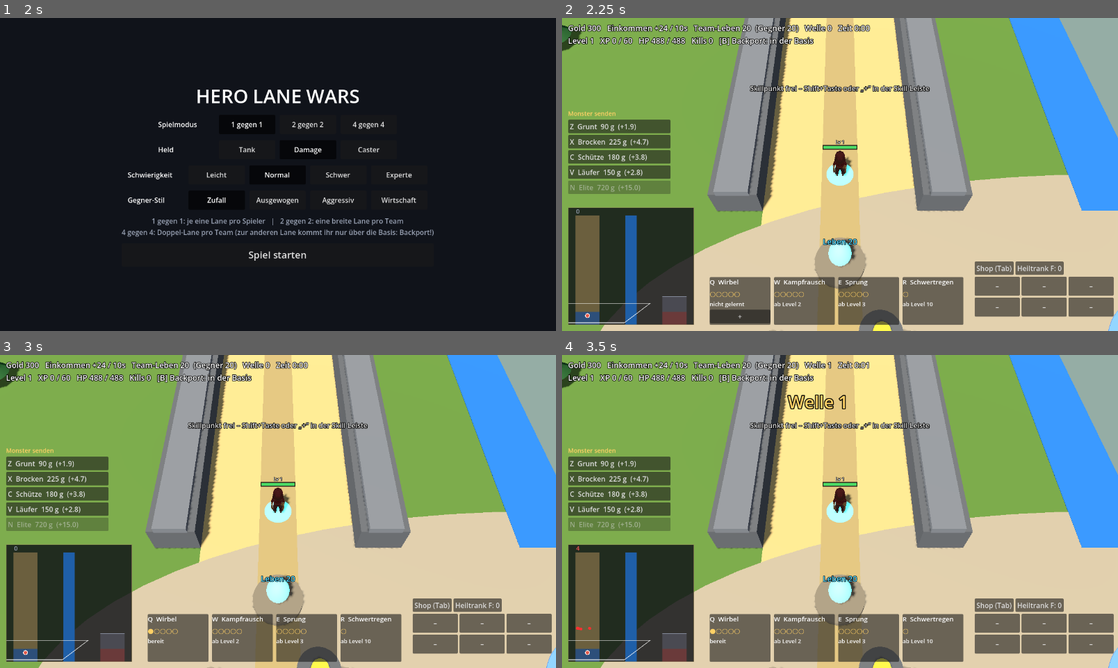
Above: before the commit, frames 1-4 (two rows, left to right).
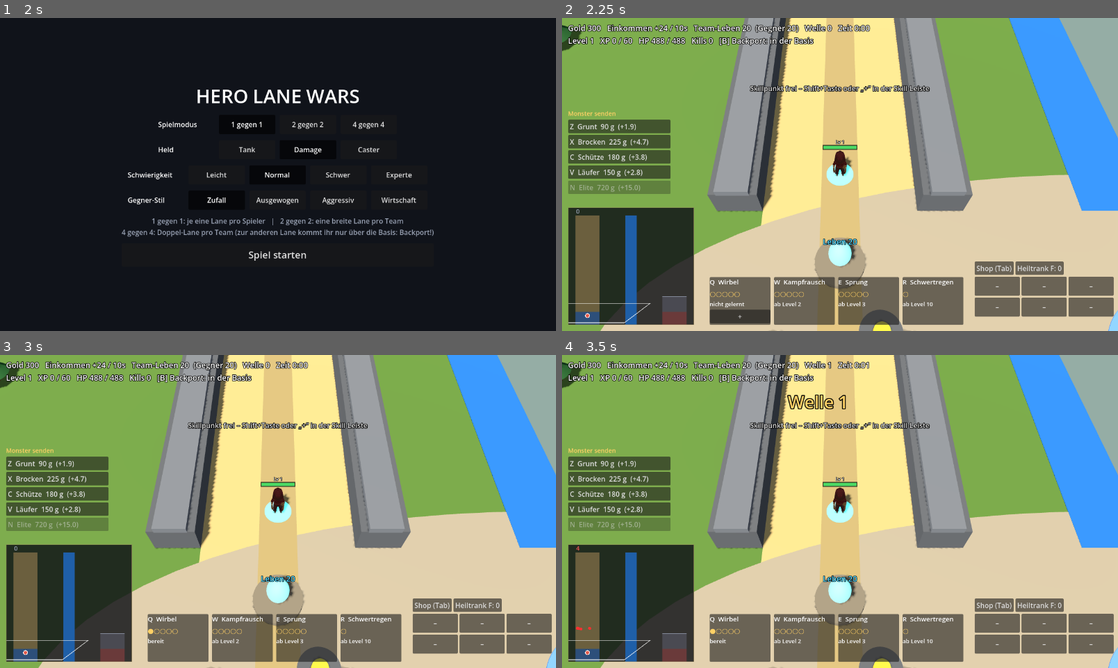
Above: after the commit, the same moments.

Repository: Tarux21/hero-lane-wars
Game: Godot game, scene res://scenes/main.tscn
The game is run twice, just before and just after one commit, with the same random seed, the same clock (stepped at 60 frames per second) and the same inputs.
Inputs:
- Up to frame 1 (2 s): click "Normal" at 0.5 s; click "Normal" at 1.25 s
- Up to frame 2 (2.25 s): click "Spiel starten" at 2 s
- Up to frame 3 (3 s): click "+" at 2.75 s
- Up to frame 4 (3.5 s): no input

Frame 1 is identical in both runs. In frame 2, 0.1% of the frame differs, in the area x 0-100%, y 1-100%; in frame 3, 0.1%; in frame 4, 0.1%.

Commit message:
Godot: Figuren weich bewegt (kein Ruckeln), schnelles Drehen, Lauftempo-Animation, Kantenglaettung
Co-Authored-By: Claude Sonnet 5.5 <noreply@anthropic.com>

Diff:
--- a/godot/project.godot
+++ b/godot/project.godot
@@ -12,3 +12,8 @@
 [display]
 window/size/viewport_width=1280
 window/size/viewport_height=720
+
+[rendering]
+anti_aliasing/quality/msaa_3d=2
+anti_aliasing/quality/screen_space_aa=1
+textures/default_filters/anisotropic_filtering_level=4
--- a/godot/scripts/game.gd
+++ b/godot/scripts/game.gd
@@ -2313,28 +2313,47 @@
 	row.add_child(menu)
 
 
-## Figur ausrichten und Animation wählen: läuft → move_anim, sonst Angriff (wenn ein Ziel da ist) oder Ruhe.
-## Gilt für Helden und Monster (Dictionary mit x, y, fig, px, py, target).
-func _animate(e: Dictionary, delta: float, attack_anim: String, move_anim: String, idle_anim: String) -> void:
+## Sichtbare Position und Figur: Die Spiellogik rechnet in Schritten von 0,05 s, die Anzeige gleitet weich zur
+## aktuellen Position (kein Ruckeln). Figur dreht sich schnell in Laufrichtung bzw. zum Ziel, Animation passt zum Tempo.
+## e: Held oder Monster (x, y, fig, target). ref: Lauftempo (m/s), bei dem die Laufanimation normal schnell läuft.
+func _animate(e: Dictionary, node: Node3D, side_idx: int, delta: float, attack_anim: String, move_anim: String, idle_anim: String, ref: float) -> void:
+	var tgt := Vector2(e["x"], e["y"])
+	var vis: Vector2 = e.get("vis", tgt)
+	var old := vis
+	if vis.distance_to(tgt) > 150.0:
+		vis = tgt                                       # Sprung (Backport, Wiederbelebung): sofort
+	else:
+		vis = vis.lerp(tgt, 1.0 - exp(-delta * 22.0))
+	e["vis"] = vis
+	node.position = _wp(vis.x, vis.y, side_idx)
 	var fig: Dictionary = e["fig"]
-	if fig.is_empty():
-		return
-	var dx: float = (e["y"] - e["py"]) * S
-	var dz: float = -(e["x"] - e["px"]) * S
-	var moved := dx * dx + dz * dz > 1e-8
-	if e["px"] == 0.0 and e["py"] == 0.0:
-		moved = false
-	e["px"] = e["x"]
-	e["py"] = e["y"]
+	if fig.is_empty() or delta <= 0.0:
+		return
+	var vx: float = (vis.y - old.y) * S / delta         # Weltgeschwindigkeit (m/s), x = quer, z = längs
+	var vz: float = -(vis.x - old.x) * S / delta
+	var speed := sqrt(vx * vx + vz * vz)
+	var hold: float = fig.get("hold", 0.0)
+	hold = 0.18 if speed > 0.5 else maxf(0.0, hold - delta)       # kurzes Nachhalten: kein Flackern zwischen Laufen und Stehen
+	fig["hold"] = hold
+	var moving := hold > 0.0
 	var want_yaw: float = fig["yaw"]
-	if moved:
-		want_yaw = atan2(dx, dz)
-	elif e.get("target") != null and e["target"] is Dictionary and e["target"].has("x"):
-		want_yaw = atan2((e["target"]["y"] - e["y"]), -(e["target"]["x"] - e["x"]))
-	fig["yaw"] = lerp_angle(fig["yaw"], want_yaw, minf(1.0, delta * 12.0))
+	var mt: Variant = e.get("move_to")
+	var tg: Variant = e.get("target")
+	if mt is Dictionary and mt.has("x"):
+		want_yaw = atan2((mt["y"] - vis.y), -(mt["x"] - vis.x))
+	elif mt is Vector2:
+		want_yaw = atan2(mt.y - vis.y, -(mt.x - vis.x))
+	elif speed > 0.5:
+		want_yaw = atan2(vx, vz)
+	elif tg is Dictionary and tg.has("x"):
+		want_yaw = atan2((tg["y"] - vis.y), -(tg["x"] - vis.x))
+	fig["yaw"] = lerp_angle(fig["yaw"], want_yaw, 1.0 - exp(-delta * 30.0))
 	(fig["inner"] as Node3D).rotation.y = fig["yaw"]
-	var anim := move_anim if moved else (attack_anim if (e.get("target") != null or e.get("type") != null) else idle_anim)
+	var anim := move_anim if moving else (attack_anim if (tg != null or e.get("type") != null) else idle_anim)
 	_play_anim(fig, anim)
+	var ap: AnimationPlayer = fig["anim"]
+	if ap != null:
+		ap.speed_scale = clampf(speed / ref, 0.7, 2.0) if moving and anim == move_anim else 1.0
 
 
 func _sync_visuals(delta: float) -> void:
@@ -2342,18 +2361,16 @@
 	for p in players:                    # alle Helden: Position, Sichtbarkeit, Lebensanzeige
 		var pn: Node3D = p["node"]
 		pn.visible = p["dead"] <= 0.0 and p["side"]["idx"] == hero["side"]["idx"]      # Gegner-Seite bleibt verdeckt
-		pn.position = _wp(p["x"], p["y"], p["side"]["idx"])
-		_animate(p, delta, HERO_MODEL[p["key"]][1] if HERO_MODEL.has(p["key"]) else "", "Run", "Idle")
+		_animate(p, pn, p["side"]["idx"], delta, HERO_MODEL[p["key"]][1] if HERO_MODEL.has(p["key"]) else "", "Run", "Idle", 5.0)
 		p["label"].text = "Lv %d" % p["lvl"]
 		_set_bar(p["bar"], p["bar_w"], p["hp"] / skills.h_max_hp(p), p["side"]["idx"] == hero["side"]["idx"])
 	for s in sides:                      # alle Monster beider Seiten
 		for u in s["units"]:
 			var n: Node3D = u["node"]
-			n.position = _wp(u["x"], u["y"], s["idx"])
 			n.visible = s["idx"] == hero["side"]["idx"]
-			if n.visible and not u["fig"].is_empty():
-				_animate(u, delta, "Bite_InPlace" if u["fig"]["anim"] != null and u["fig"]["anim"].has_animation("Bite_InPlace") else "Bite_Front",
-					"Flying" if u["fig"].get("flies", false) else "Walk", "Flying" if u["fig"].get("flies", false) else "Idle")
+			if n.visible:
+				_animate(u, n, s["idx"], delta, "Bite_InPlace" if u["fig"]["anim"] != null and u["fig"]["anim"].has_animation("Bite_InPlace") else "Bite_Front",
+					"Flying" if u["fig"].get("flies", false) else "Walk", "Flying" if u["fig"].get("flies", false) else "Idle", 2.5)
 			_set_bar(u["bar"], u["bar_w"], u["hp"] / u["max"], true)
 	var fog_x: float = lane_xs[lanes_per_team - 1] + lane_half_g * S + WALL
 	for fx in fx_list:                   # Effekte und Zahlen auf der Gegner-Seite ausblenden
